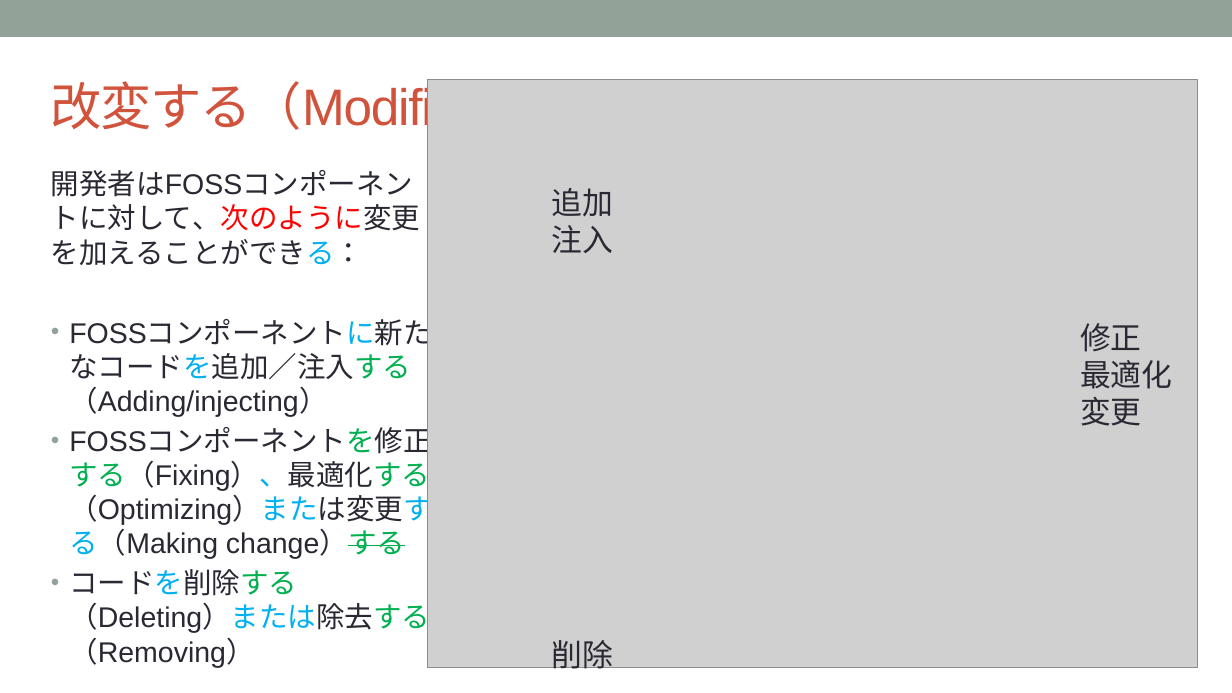
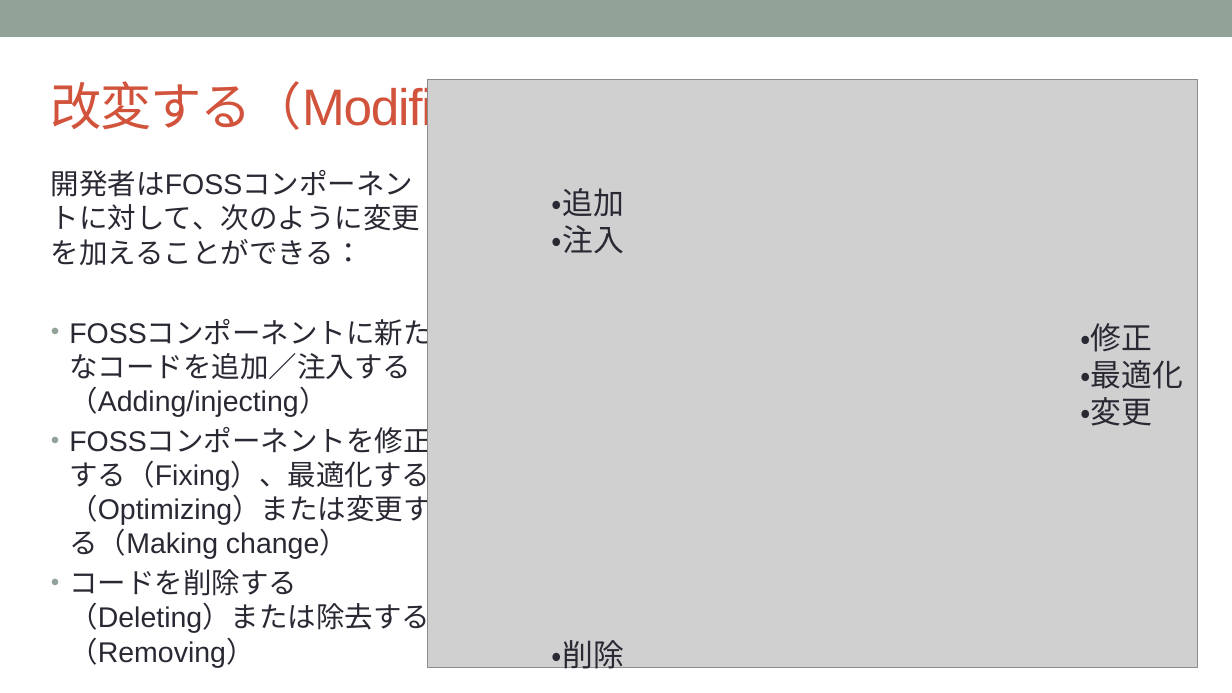
Before and after one commit to OpenChain-Project/Curriculum-Translation-JP, a slide deck: slide 37 of RC/openchain-curriculum-release-2-jp_rc1.0.pptx. Drawn at 1232x693 pixels with LibreOffice and Linux fonts; fonts in the diff are those of the drawing; grey boxes stand for pictures; background and template pictures are left out. Boxes give left, top, right and bottom in pixels: in the first picture for what was removed or moved away, otherwise in the second. Text is boxed around its words. In the diff, an @@ line names an element or a change of style, - is before the commit and + after.

```diff
--- a/RC/openchain-curriculum-release-2-jp_rc1.0.pptx
+++ b/RC/openchain-curriculum-release-2-jp_rc1.0.pptx
@@ text at (51, 170, 430, 668): text colour #FF0000 to #292934 in "開発者はFOSSコンポーネントに対して、次のように変更を加えることができる："; text colour #00B0F0 to #292934 in "開発者はFOSSコンポーネントに対して、次のように変更を加えることができる：", "FOSSコンポーネントに新たなコードを追加／注入する（Adding/injecting）", "コードを削除する（Deleting）または除去する（Removing）"; text colour #00B050 to #292934 in "FOSSコンポーネントに新たなコードを追加／注入する（Adding/injecting）", "コードを削除する（Deleting）または除去する（Removing）" @@
@@ text at (552, 188, 624, 253): text changed @@
-追加
-注入
+・追加
+・注入
@@ text at (1080, 323, 1183, 426): text changed @@
-修正
-最適化
-変更
+・修正
+・最適化
+・変更
@@ text at (69, 456, 431, 559): text changed @@
-• FOSSコンポーネントを修正する（Fixing）、最適化する（Optimizing）または変更する（Making change）する
+• FOSSコンポーネントを修正する（Fixing）、最適化する（Optimizing）または変更する（Making change）
@@ text at (552, 640, 624, 675): text changed @@
-削除
+・削除
```
Also in this commit, not shown: 21 other slides changed.
